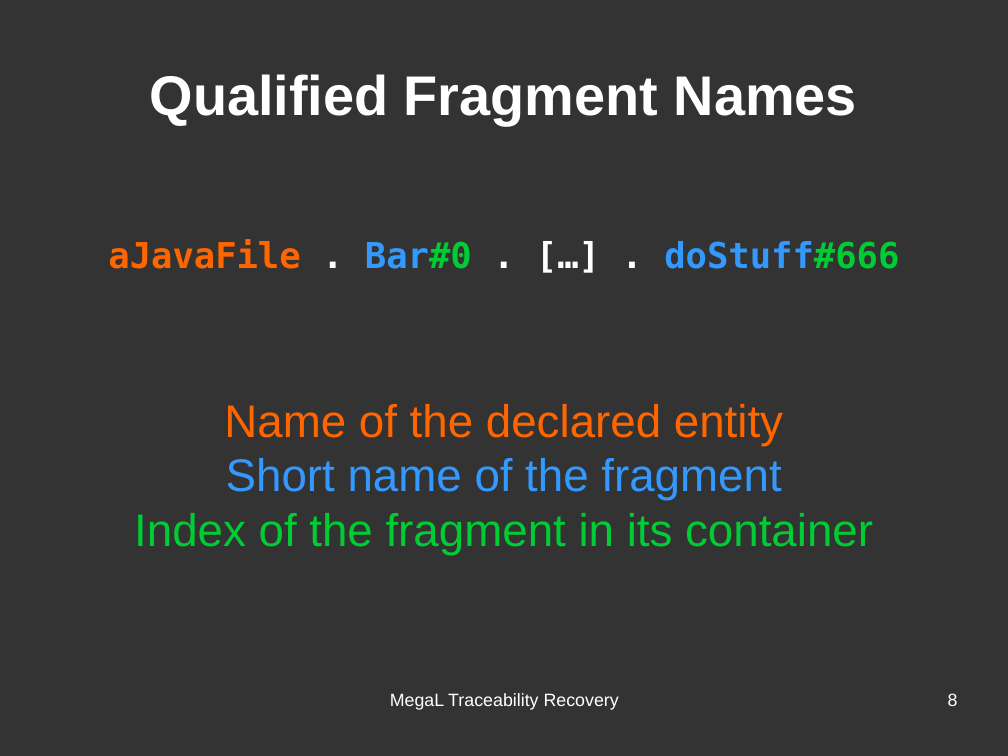
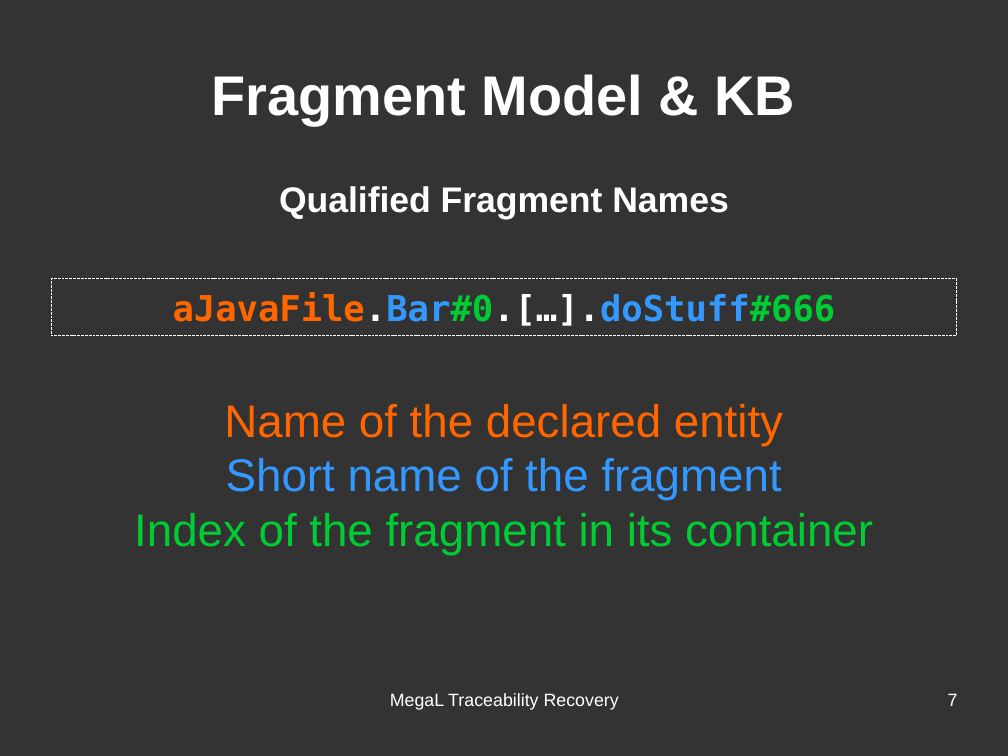
Before and after one commit to hayasam/megal-tr, a slide deck: slide 7 of slides/meeting-2016-06-28/meeting-2016-06-28.odp (slide 8 before the commit). Drawn at 1008x756 pixels with LibreOffice and Linux fonts; fonts in the diff are those of the drawing. Boxes give left, top, right and bottom in pixels: in the first picture for what was removed or moved away, otherwise in the second. Text is boxed around its words. In the diff, an @@ line names an element or a change of style, - is before the commit and + after.

```diff
--- a/slides/meeting-2016-06-28/meeting-2016-06-28.odp
+++ b/slides/meeting-2016-06-28/meeting-2016-06-28.odp
@@ title added at [212, 74, 795, 125], 44 pt, text #FFFFFF, bold @@
+Fragment Model & KB
@@ text "Qualified Fragment Names": place and size @@
-text "Qualified Fragment Names" at [150, 74, 857, 125]
+text "Qualified Fragment Names" at [279, 186, 729, 219]
@@ text "Qualified Fragment Names" at [279, 186, 729, 219]: size 44 to 28 pt; vertical alignment middle to top @@
@@ rectangle "aJavaFile.Bar#0.[…].doStuff#666": place and size @@
-rectangle "aJavaFile.Bar#0.[…].doStuff#666" at [108, 240, 899, 269]
+rectangle "aJavaFile.Bar#0.[…].doStuff#666" at [51, 279, 957, 336]
@@ rectangle "aJavaFile.Bar#0.[…].doStuff#666" at [51, 279, 957, 336]: vertical alignment top to middle; outline none to #FFFFFF 0 pt @@
@@ text in rectangle at [173, 292, 836, 326]: spaces changed @@
-aJavaFile . Bar#0 . […] . doStuff#666
+aJavaFile.Bar#0.[…].doStuff#666
@@ page number at [948, 693, 958, 706]: text changed @@
-8
+7
```
Also in this commit, not shown: 8 other slides changed, 1 slide added, 6 other files.
